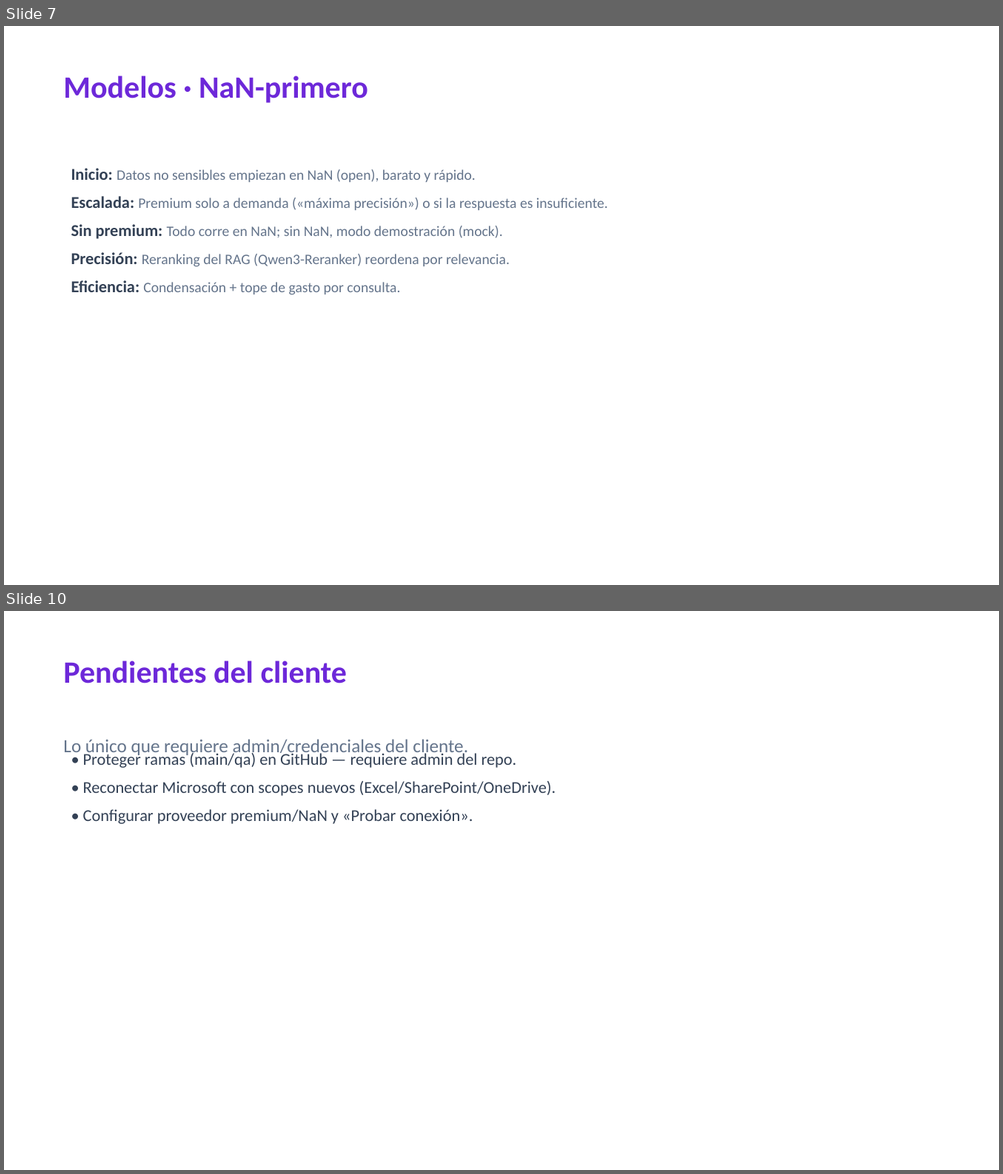
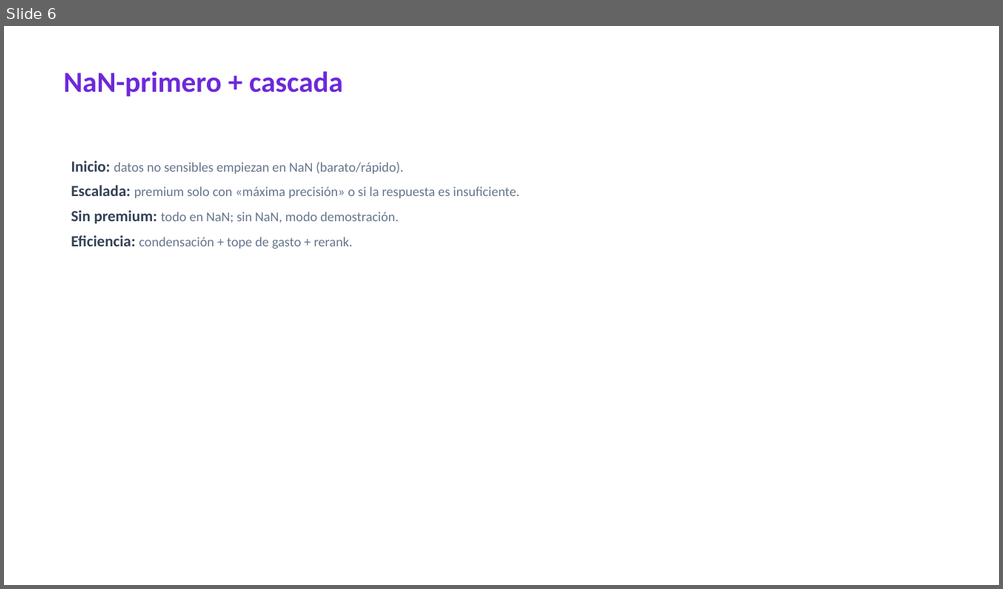
Before and after one commit to angeljba1480-AB/S4Bdashboard, a slide deck: docs/generados/MaestroAI-Presentacion.pptx. Shown one above the other, each under a label of ours: slides 7 and 10 before the commit, slide 6 after it; the slides between them are not shown. The pictures are 1003x1174 and 1003x589 pixels, drawn with LibreOffice and Linux fonts; fonts in the diff are those of the drawing. Boxes give left, top, right and bottom in pixels: in the first picture for what was removed or moved away, otherwise in the second. Text is boxed around its words. In the diff, an @@ line names an element or a change of style, - is before the commit and + after.

```diff
--- a/docs/generados/MaestroAI-Presentacion.pptx
+++ b/docs/generados/MaestroAI-Presentacion.pptx
@@ slide 10 removed at (4,611,999,1170), background #FFFFFF @@
@@ text removed at (63,661,347,684) @@
-Pendientes del cliente
@@ text removed at (63,739,468,757) @@
-Lo único que requiere admin/credenciales del cliente.
@@ text removed at (83,751,556,824) @@
-• Proteger ramas (main/qa) en GitHub — requiere admin del repo.
-• Reconectar Microsoft con scopes nuevos (Excel/SharePoint/OneDrive).
-• Configurar proveedor premium/NaN y «Probar conexión».
@@ what was slide 7 is now slide 6 @@
@@ slide 6 changed as well @@
@@ text at (63,71,343,96): text changed; size 30 to 28 pt @@
-Modelos · NaN-primero
+NaN-primero + cascada
@@ text at (71,161,520,249): text changed; size 14 to 13 pt @@
-Inicio: Datos no sensibles empiezan en NaN (open), barato y rápido.
-Escalada: Premium solo a demanda («máxima precisión») o si la respuesta es insuficiente.
-Sin premium: Todo corre en NaN; sin NaN, modo demostración (mock).
-Precisión: Reranking del RAG (Qwen3-Reranker) reordena por relevancia.
-Eficiencia: Condensación + tope de gasto por consulta.
+Inicio: datos no sensibles empiezan en NaN (barato/rápido).
+Escalada: premium solo con «máxima precisión» o si la respuesta es insuficiente.
+Sin premium: todo en NaN; sin NaN, modo demostración.
+Eficiencia: condensación + tope de gasto + rerank.
```
Also in this commit, not shown: 4 other slides changed, 10 slides added, 5 other slides removed, 2 other files.
